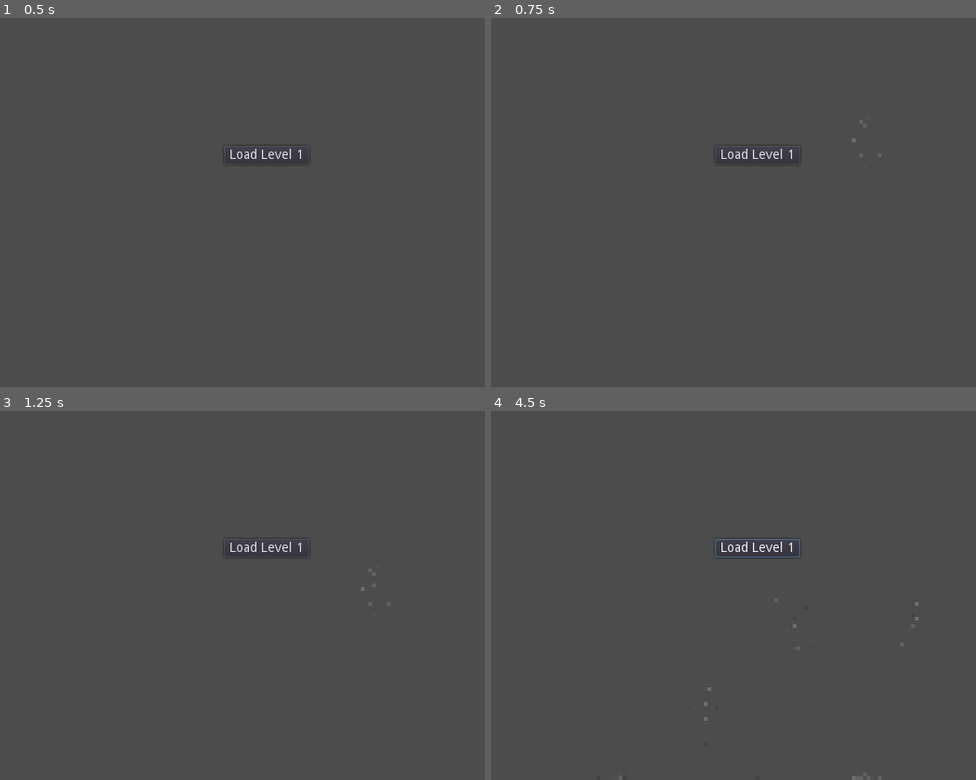
Above: before the commit, frames 1-4 (two rows, left to right).
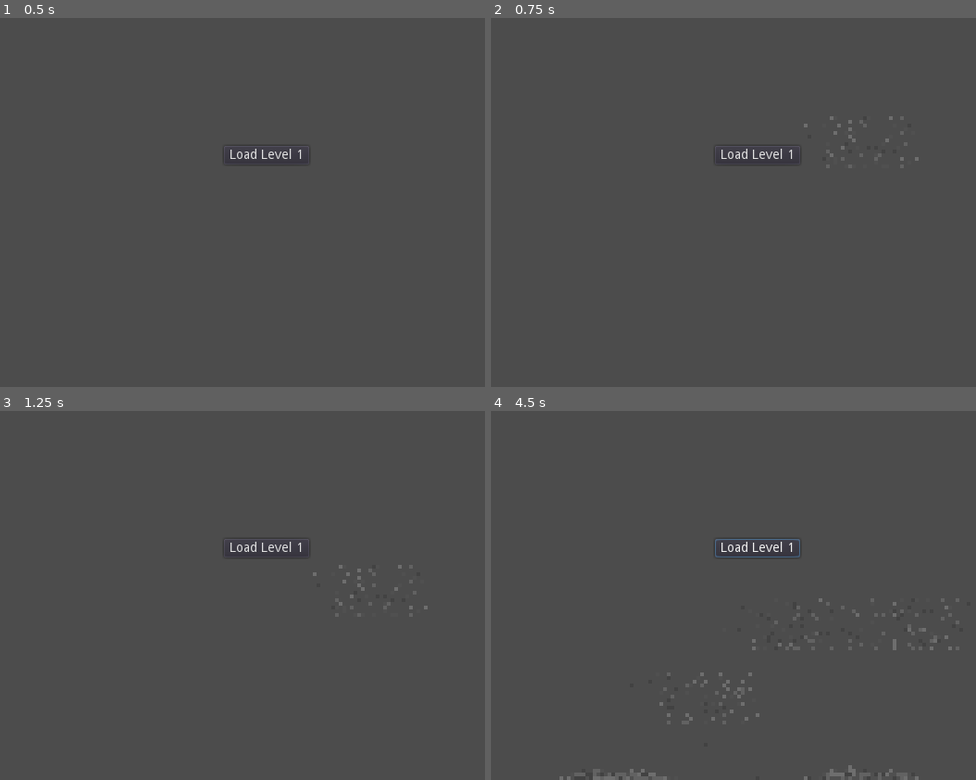
Above: after the commit, the same moments.

Repository: domlawlor/WGJ-267
Game: Godot game, scene res://Main.tscn
Two runs of this game, one before a commit and one after it. Both use one fixed random seed, a clock stepped at 60 frames per second and the inputs below.
Inputs (mouse positions are in pixels of both pictures, inside the frame that each line leads up to):
- Up to frame 1 (0.5 s): no input
- Up to frame 2 (0.75 s): tap Enter at 0.5 s; move the mouse to (864, 143) at 0.52 s; hold Right mouse button (spawn_bulk_pixels) from 0.53 s (still down)
- Up to frame 3 (1.25 s): keep holding Right mouse button (spawn_bulk_pixels); click (373, 536) at 0.8 s
- Up to frame 4 (4.5 s): release Right mouse button (spawn_bulk_pixels) at 1.25 s; click "Load Level 1" at 1.25 s; move the mouse to (617, 580) at 2.02 s; click (617, 580) at 2.1 s; right-click (617, 580) at 2.3 s; move the mouse to (791, 458) at 2.77 s; hold Right mouse button (spawn_bulk_pixels) 2.78-3.53 s; click (791, 458) at 3.05 s; move the mouse to (704, 647) at 3.52 s; click (704, 647) at 3.6 s; right-click (704, 647) at 3.8 s; move the mouse to (912, 625) at 4.27 s; hold Right mouse button (spawn_bulk_pixels) from 4.28 s (still down)

Frame 1 is identical in both runs. In frame 2, 0.1% of the frame differs, in the area x 64-89%, y 26-39%; in frame 3, 0.1%; in frame 4, 0.6%, in the area x 14-96%, y 50-100%.

Commit message:
bit more dust spawnin

Diff:
--- a/DustSim.gd
+++ b/DustSim.gd
@@ -95,6 +95,12 @@
 	positions.push_back(Vector2(pos.x + (randi() % 2), pos.y - (randi() % 14)))
 	positions.push_back(Vector2(pos.x + (randi() % 6), pos.y - (randi() % 14)))
 	positions.push_back(Vector2(pos.x - (randi() % 6), pos.y - (randi() % 14)))
+	positions.push_back(Vector2(pos.x - (randi() % 8), pos.y - (randi() % 14)))
+	positions.push_back(Vector2(pos.x + (randi() % 8), pos.y - (randi() % 14)))
+	positions.push_back(Vector2(pos.x - (randi() % 10), pos.y - (randi() % 14)))
+	positions.push_back(Vector2(pos.x + (randi() % 10), pos.y - (randi() % 14)))
+	positions.push_back(Vector2(pos.x + (randi() % 12), pos.y - (randi() % 14)))
+	positions.push_back(Vector2(pos.x - (randi() % 12), pos.y - (randi() % 14)))
 	CreateDust(positions)
 
 func IsInBounds(pos):
@@ -169,6 +175,10 @@
 
 		if event.is_action_pressed("spawn_bulk_pixels"):
 			CreateBulkDust(Vector2(simPosX, simPosY))
+			CreateBulkDust(Vector2(simPosX+5, simPosY))
+			CreateBulkDust(Vector2(simPosX-5, simPosY))
+			CreateBulkDust(Vector2(simPosX+10, simPosY))
+			CreateBulkDust(Vector2(simPosX-10, simPosY))
 		else:
 			CreateDust([simPos])
 
